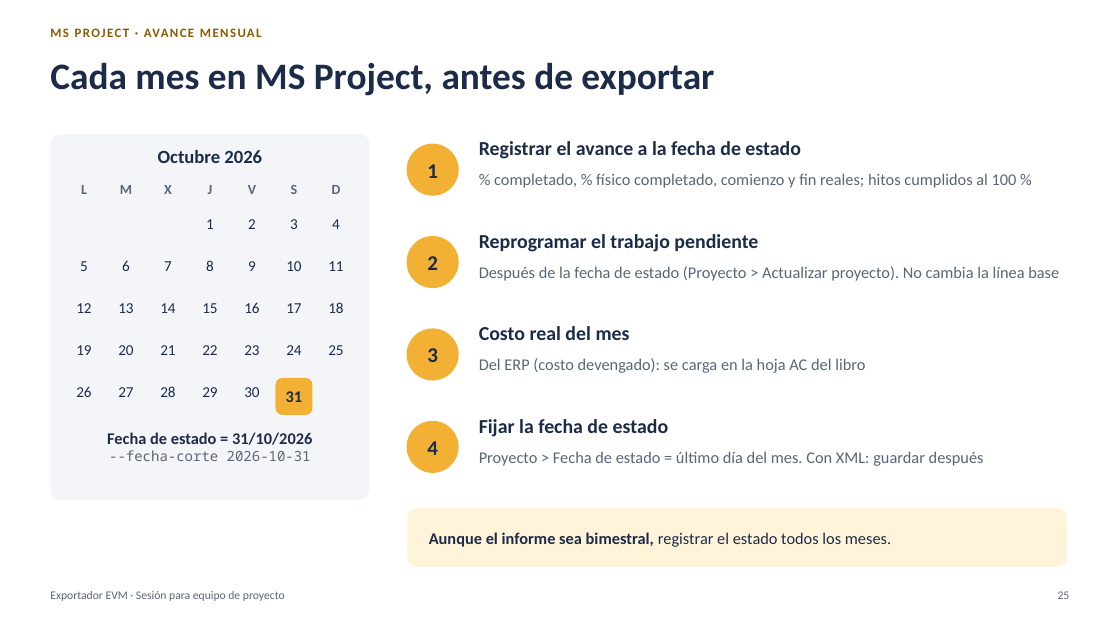
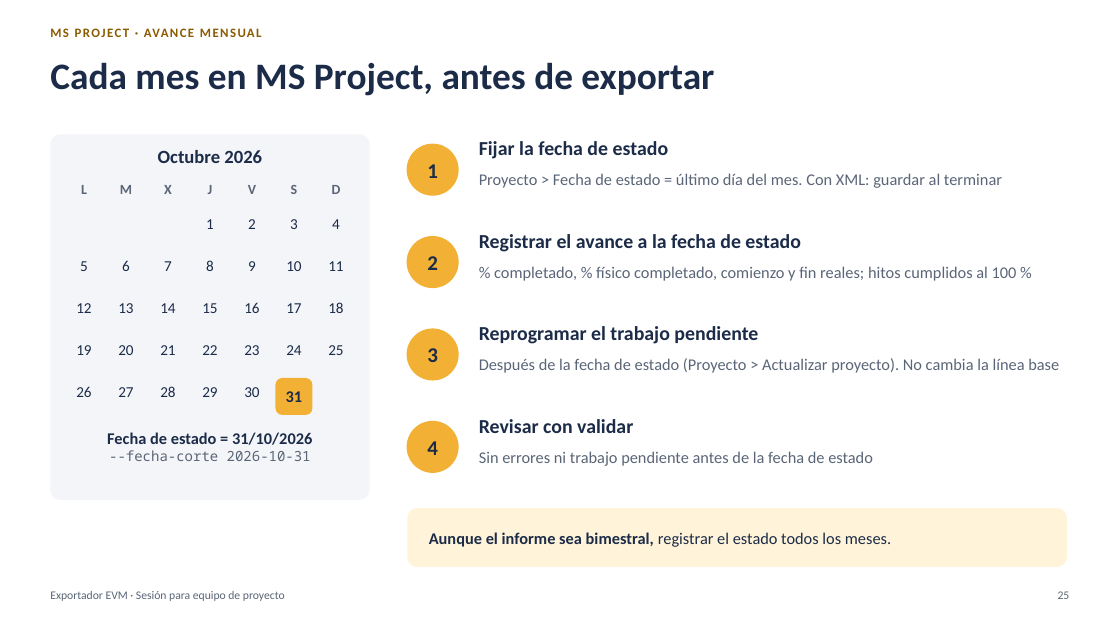
Before and after one commit to MarceloSalazar/evm-automation, a slide deck: slide 25 of docs/presentacion-jefes-de-proyecto.pptx. Drawn at 1120x630 pixels with LibreOffice and Linux fonts; fonts in the diff are those of the drawing. Boxes give left, top, right and bottom in pixels: in the first picture for what was removed or moved away, otherwise in the second. Text is boxed around its words. In the diff, an @@ line names an element or a change of style, - is before the commit and + after.

Commit message:
Revisión de coherencia de la documentación y la presentación
- validar y generar-fichas en el README, el índice, el proceso de reporte,
  el tutorial, varios archivos, multi-empresa, el glosario y la presentación.
- Cierre mensual en el mismo orden en todos los documentos: fecha de estado,
  avance, reprogramación y validar.
- Detalles que no coincidían con el programa: --nivel-max en actualizar,
  valores por defecto de las opciones, códigos de salida de validar, peso de
  las tareas con distribucion = "calendario", feriados con XML, mes 1, filas
  -D, campo Visible después de generar, Cronograma Ganado y análisis de un
  mes anterior.
- Presentación: ejemplo de % Completado con hitos que pesan 100, pestañas
  % PV y % EV, extracto actual de la hoja AC, validar en el proceso; PDF
  regenerado.
- Plantillas de tickets sin --solo ev y con generar-fichas (parte de #18);
  punto de cambio de versión en la plantilla de Pull Request.

```diff
--- a/docs/presentacion-jefes-de-proyecto.pptx
+++ b/docs/presentacion-jefes-de-proyecto.pptx
@@ text at (479,141,669,159): text changed @@
-Registrar el avance a la fecha de estado
+Fijar la fecha de estado
@@ text added at (479,173,1002,188), 14 pt, text #5A6577 @@
+Proyecto > Fecha de estado = último día del mes. Con XML: guardar al terminar
@@ text added at (479,234,801,252), 17 pt, text #1B2B48, bold @@
+Registrar el avance a la fecha de estado
@@ text "% completado, % físico completado, ...": place and size @@
-text "% completado, % físico completado, ..." at (494,173,1017,188)
+text "% completado, % físico completado, ..." at (494,266,1017,281)
@@ text "Reprogramar el trabajo pendiente": place and size @@
-text "Reprogramar el trabajo pendiente" at (479,234,758,252)
+text "Reprogramar el trabajo pendiente" at (479,326,758,344)
@@ text removed at (479,326,630,340) @@
-Costo real del mes
@@ text "Después de la fecha de ...": place and size @@
-text "Después de la fecha de ..." at (479,266,1059,281)
+text "Después de la fecha de ..." at (479,358,1059,373)
@@ text removed at (479,358,865,373) @@
-Del ERP (costo devengado): se carga en la hoja AC del libro
@@ text at (479,419,633,433): text changed @@
-Fijar la fecha de estado
+Revisar con validar
@@ text at (479,451,873,466): text changed @@
-Proyecto > Fecha de estado = último día del mes. Con XML: guardar después
+Sin errores ni trabajo pendiente antes de la fecha de estado
```
Also in this commit, not shown: 18 other slides changed, 29 other files.
